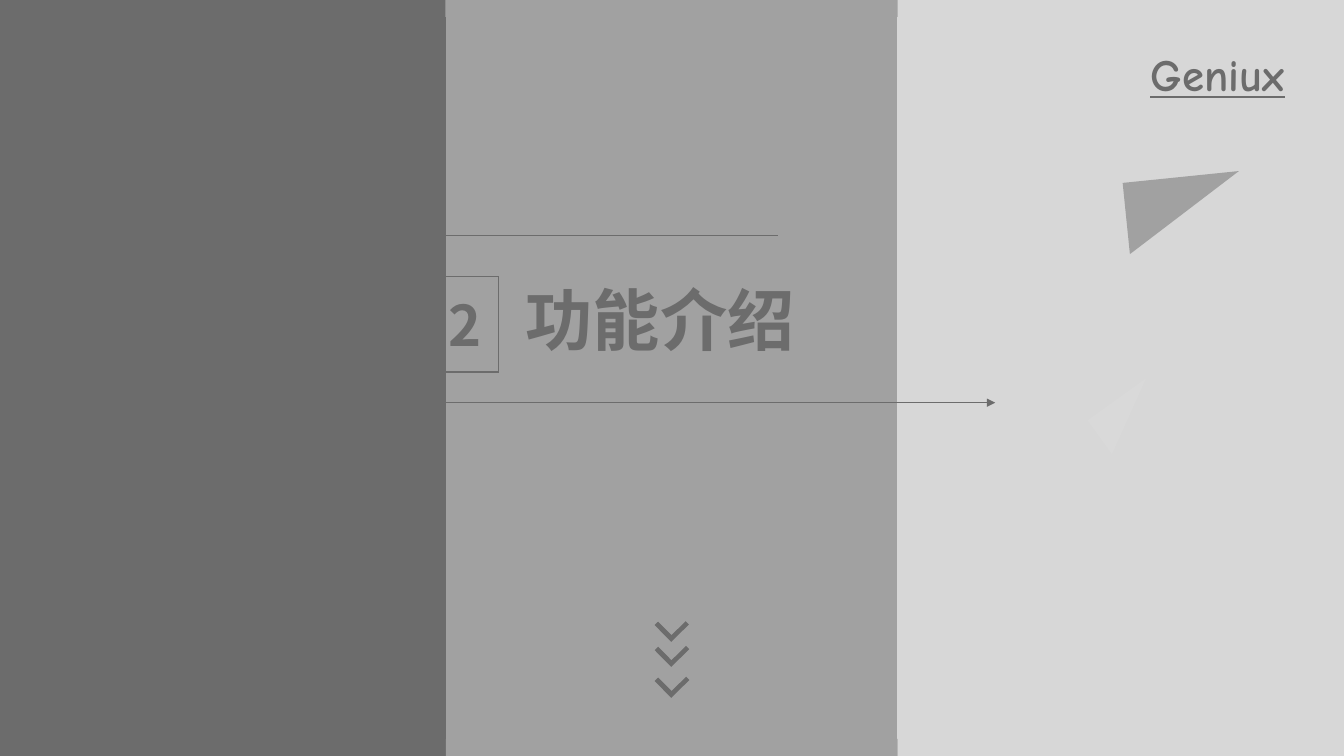
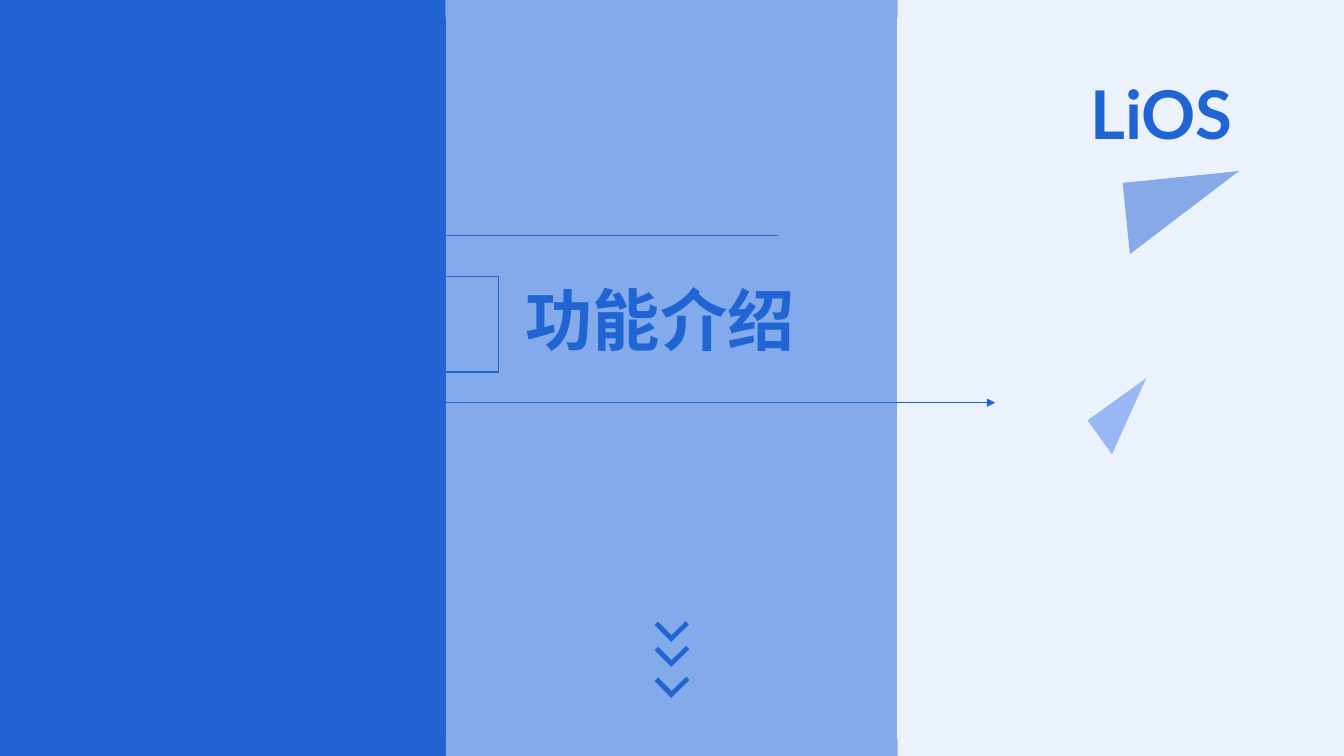
Before and after one commit to duiyoune/OS_Design_2020_Team10, a slide deck: slide 5 of 2020-LiOS/操作系统答辩PPT.pptx. Drawn at 1344x756 pixels with LibreOffice and Linux fonts; fonts in the diff are those of the drawing; background and template pictures are left out. Boxes give left, top, right and bottom in pixels: in the first picture for what was removed or moved away, otherwise in the second. Text is boxed around its words. In the diff, an @@ line names an element or a change of style, - is before the commit and + after.

```diff
--- a/2020-LiOS/操作系统答辩PPT.pptx
+++ b/2020-LiOS/操作系统答辩PPT.pptx
@@ freeform shape added at (720, 0, 1344, 756), fill #1654CD at 54% opacity @@
@@ freeform shape added at (791, 0, 1344, 756), fill #1654CD at 54% opacity @@
@@ text added at (1090, 89, 1233, 140), 48 pt, text #2164D3, bold @@
+  LiOS
@@ text removed at (1150, 61, 1284, 98) @@
-Geniux
@@ freeform shape at (1123, 171, 1247, 254): fill #6C6C6C at 50% opacity to #2164D3 at 50% opacity @@
@@ arrow (777, 235) - (207, 235): stroke #6C6C6C 0.5 pt to #2164D3 0.5 pt @@
@@ rectangle at (403, 277, 498, 372): outline #6C6C6C 1 pt to #2164D3 1 pt @@
@@ text at (416, 289, 449, 360): text changed; text colour #6C6C6C to #2164D3 @@
-02
+2
@@ text "功能介绍" at (526, 287, 795, 351): text colour #6C6C6C to #2164D3 @@
@@ freeform shape at (133, 318, 243, 453): fill #6C6C6C at 50% opacity to #2164D3 at 50% opacity @@
@@ freeform shape at (1087, 378, 1171, 455): fill #D9D9D9 to #98B7F4 @@
@@ arrow (402, 403) - (995, 403): stroke #6C6C6C 0.5 pt to #2164D3 0.5 pt @@
@@ fill #6C6C6C to #2164D3 in 6 elements at (0, 0, 446, 756), (1, 0, 447, 17), (0, 739, 447, 756), (655, 608, 689, 642), (655, 633, 689, 667), (655, 663, 689, 697) @@
@@ fill #A1A1A1 to #83AAEB in 3 elements at (446, 0, 897, 756), (446, 0, 899, 17), (446, 739, 897, 756) @@
@@ fill #D7D7D7 to #ECF2FC in 3 elements at (897, 0, 1344, 756), (898, 0, 1344, 17), (898, 739, 1344, 756) @@
```
Also in this commit, not shown: 6 other slides changed, 3 slides added, 7 slides removed, 4 other files.
